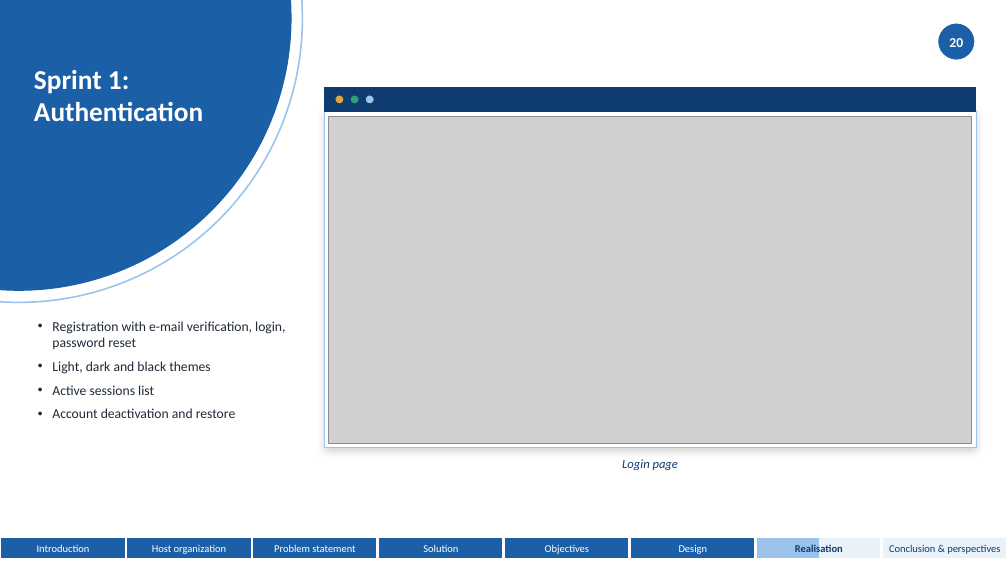
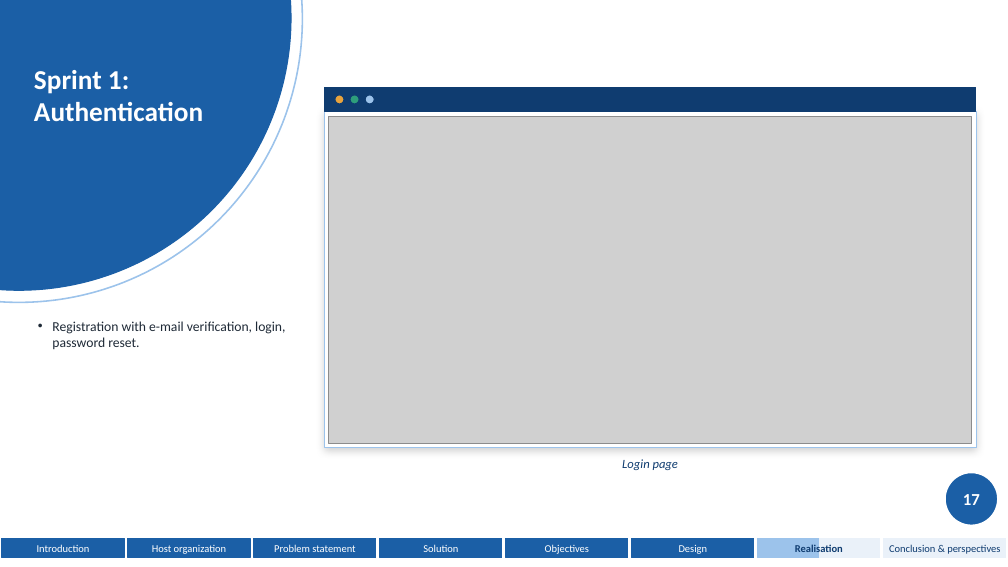
Before and after one commit to domdomxy/synkro, a slide deck: slide 18 of Synkro_PFA_Defense.pptx (slide 20 before the commit). Drawn at 1008x567 pixels with LibreOffice and Linux fonts; fonts in the diff are those of the drawing; grey boxes stand for pictures. Boxes give left, top, right and bottom in pixels: in the first picture for what was removed or moved away, otherwise in the second. Text is boxed around its words. In the diff, an @@ line names an element or a change of style, - is before the commit and + after.

Commit message:
Align defense speech with 26-slide deck
Condense the speech to a 9-minute target and reorganize it to match the updated 26-slide presentation, adding brief speaking cues for diagrams and visuals.

```diff
--- a/Synkro_PFA_Defense.pptx
+++ b/Synkro_PFA_Defense.pptx
@@ page number removed at (x1=949, y1=38, x2=963, y2=47) @@
-20
@@ text at (x1=52, y1=321, x2=285, y2=349): text changed @@
-• Registration with e-mail verification, login, password reset
-• Light, dark and black themes
-• Active sessions list
-• Account deactivation and restore
+• Registration with e-mail verification, login, password reset.
@@ ellipse resized from (x1=938, y1=23, x2=975, y2=60) to (x1=945, y1=473, x2=998, y2=526) @@
@@ page number added at (x1=963, y1=494, x2=980, y2=505), 16 pt, text #FFFFFF, bold @@
+17
```
Also in this commit, not shown: 24 other slides changed, 2 slides removed, 1 other file.
